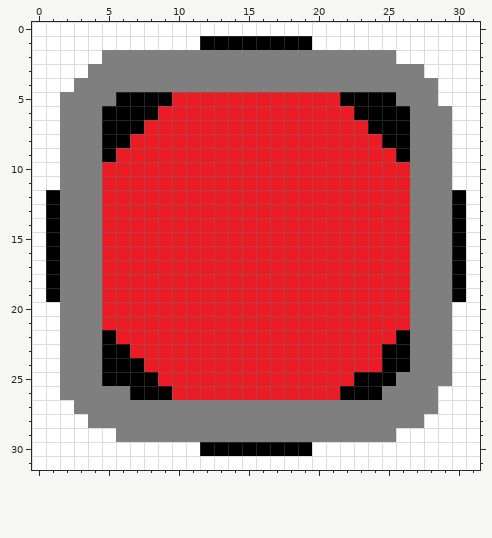
Edited in one commit: pixel-art sprite (Images/CubeButton.png). The picture above is the old version.
The file is 32x32 pixels.
The result:
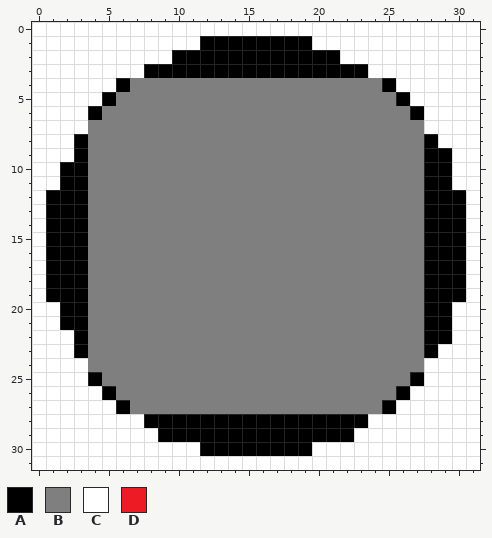
Palette (. is transparent): A #000000  B #7f7f7f  C #ffffff  D #ed1c24
The commit says: Include cube and button mechanic
The exact change:
@@ x 0..31 @@
  1 CCCCCCCCCCCCAAAAAAAACCCCCCCCCCCC
- 2 CCCCCBBBBBBBBBBBBBBBBBBBBBCCCCCC
- 3 CCCCBBBBBBBBBBBBBBBBBBBBBBBBCCCC
- 4 CCCBBBBBBBBBBBBBBBBBBBBBBBBBBCCC
- 5 CCBBBBAAAADDDDDDDDDDDDAAAABBBCCC
- 6 CCBBBAAAADDDDDDDDDDDDDDAAAABBBCC
- 7 CCBBBAAADDDDDDDDDDDDDDDDAAABBBCC
- 8 CCBBBAADDDDDDDDDDDDDDDDDDAABBBCC
- 9 CCBBBADDDDDDDDDDDDDDDDDDDDABBBCC
-10 CCBBBDDDDDDDDDDDDDDDDDDDDDDBBBCC
-11 CCBBBDDDDDDDDDDDDDDDDDDDDDDBBBCC
-12 CABBBDDDDDDDDDDDDDDDDDDDDDDBBBAC
-13 CABBBDDDDDDDDDDDDDDDDDDDDDDBBBAC
-14 CABBBDDDDDDDDDDDDDDDDDDDDDDBBBAC
-15 CABBBDDDDDDDDDDDDDDDDDDDDDDBBBAC
-16 CABBBDDDDDDDDDDDDDDDDDDDDDDBBBAC
-17 CABBBDDDDDDDDDDDDDDDDDDDDDDBBBAC
-18 CABBBDDDDDDDDDDDDDDDDDDDDDDBBBAC
-19 CABBBDDDDDDDDDDDDDDDDDDDDDDBBBAC
-20 CCBBBDDDDDDDDDDDDDDDDDDDDDDBBBCC
-21 CCBBBDDDDDDDDDDDDDDDDDDDDDDBBBCC
-22 CCBBBADDDDDDDDDDDDDDDDDDDDABBBCC
-23 CCBBBAADDDDDDDDDDDDDDDDDDAABBBCC
-24 CCBBBAAADDDDDDDDDDDDDDDDDAABBBCC
-25 CCBBBAAAADDDDDDDDDDDDDDAAABBBBCC
-26 CCBBBBBAAADDDDDDDDDDDDAAABBBBCCC
-27 CCCBBBBBBBBBBBBBBBBBBBBBBBBBBCCC
-28 CCCCBBBBBBBBBBBBBBBBBBBBBBBBCCCC
-29 CCCCCCBBBBBBBBBBBBBBBBBBBBCCCCCC
+ 2 CCCCCCCCCCAAAAAAAAAAAACCCCCCCCCC
+ 3 CCCCCCCCAAAAAAAAAAAAAAAACCCCCCCC
+ 4 CCCCCCABBBBBBBBBBBBBBBBBBACCCCCC
+ 5 CCCCCABBBBBBBBBBBBBBBBBBBBACCCCC
+ 6 CCCCABBBBBBBBBBBBBBBBBBBBBBACCCC
+ 7 CCCCBBBBBBBBBBBBBBBBBBBBBBBBCCCC
+ 8 CCCABBBBBBBBBBBBBBBBBBBBBBBBACCC
+ 9 CCCABBBBBBBBBBBBBBBBBBBBBBBBAACC
+10 CCAABBBBBBBBBBBBBBBBBBBBBBBBAACC
+11 CCAABBBBBBBBBBBBBBBBBBBBBBBBAACC
+12 CAAABBBBBBBBBBBBBBBBBBBBBBBBAAAC
+13 CAAABBBBBBBBBBBBBBBBBBBBBBBBAAAC
+14 CAAABBBBBBBBBBBBBBBBBBBBBBBBAAAC
+15 CAAABBBBBBBBBBBBBBBBBBBBBBBBAAAC
+16 CAAABBBBBBBBBBBBBBBBBBBBBBBBAAAC
+17 CAAABBBBBBBBBBBBBBBBBBBBBBBBAAAC
+18 CAAABBBBBBBBBBBBBBBBBBBBBBBBAAAC
+19 CAAABBBBBBBBBBBBBBBBBBBBBBBBAAAC
+20 CCAABBBBBBBBBBBBBBBBBBBBBBBBAACC
+21 CCAABBBBBBBBBBBBBBBBBBBBBBBBAACC
+22 CCCABBBBBBBBBBBBBBBBBBBBBBBBAACC
+23 CCCABBBBBBBBBBBBBBBBBBBBBBBBACCC
+24 CCCCBBBBBBBBBBBBBBBBBBBBBBBBCCCC
+25 CCCCABBBBBBBBBBBBBBBBBBBBBBACCCC
+26 CCCCCABBBBBBBBBBBBBBBBBBBBACCCCC
+27 CCCCCCABBBBBBBBBBBBBBBBBBACCCCCC
+28 CCCCCCCCAAAAAAAAAAAAAAAACCCCCCCC
+29 CCCCCCCCCAAAAAAAAAAAAAACCCCCCCCC
 30 CCCCCCCCCCCCAAAAAAAACCCCCCCCCCCC
Pixel boxes of the changes (left, top, right, bottom) in both pictures:
changed: (60, 50, 452, 442)
